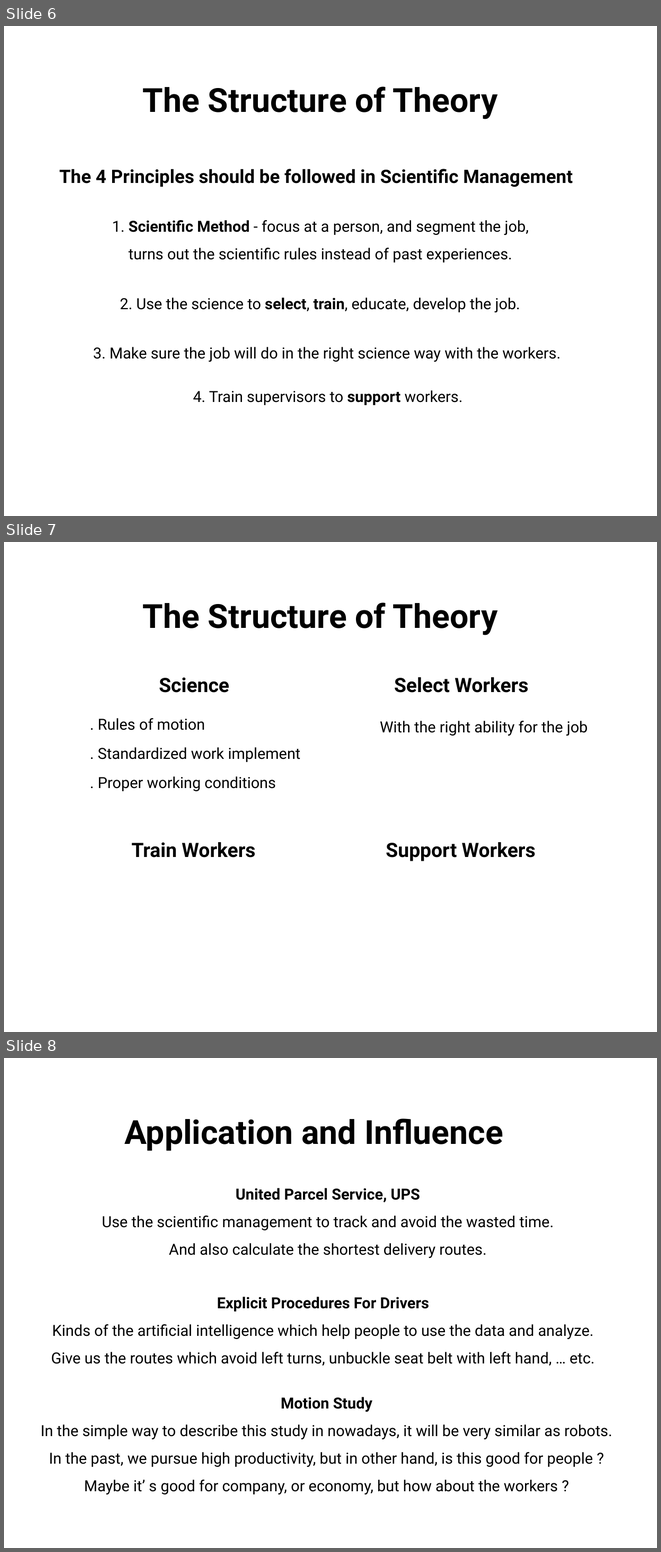
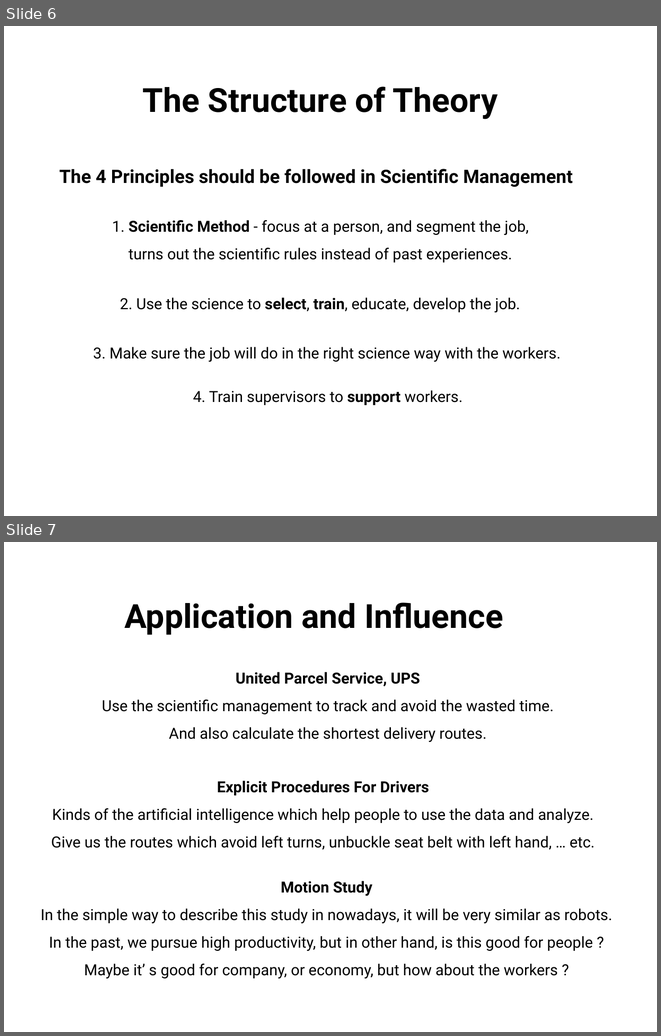
Before and after one commit to jason19970210/Management, a slide deck: B0544255_許懿傑_G11.pptx. Shown one above the other, each under a label of ours: slides 6, 7 and 8 before the commit, slides 6 and 7 after it. The pictures are 661x1552 and 661x1036 pixels, drawn with LibreOffice and Linux fonts; fonts in the diff are those of the drawing. Boxes give left, top, right and bottom in pixels: in the first picture for what was removed or moved away, otherwise in the second. Text is boxed around its words. In the diff, an @@ line names an element or a change of style, - is before the commit and + after.

```diff
--- a/B0544255_許懿傑_G11.pptx
+++ b/B0544255_許懿傑_G11.pptx
@@ slide 7 removed at (x1=4, y1=542, x2=657, y2=1032), background #FFFFFF @@
@@ text removed at (x1=143, y1=602, x2=498, y2=635) @@
-The Structure of Theory
@@ text removed at (x1=159, y1=677, x2=229, y2=693) @@
-Science
@@ text removed at (x1=394, y1=677, x2=528, y2=693) @@
-Select Workers
@@ text removed at (x1=98, y1=718, x2=205, y2=730) @@
-. Rules of motion
@@ text removed at (x1=380, y1=721, x2=588, y2=735) @@
-With the right ability for the job
@@ text removed at (x1=98, y1=747, x2=301, y2=762) @@
-. Standardized work implement
@@ text removed at (x1=98, y1=776, x2=276, y2=791) @@
-. Proper working conditions
@@ text removed at (x1=132, y1=842, x2=255, y2=857) @@
-Train Workers
@@ text removed at (x1=386, y1=842, x2=536, y2=861) @@
-Support Workers
@@ what was slide 8 is now slide 7 @@
```
Also in this commit, not shown: 1 slide changed, 1 other slide removed, 2 other files.
